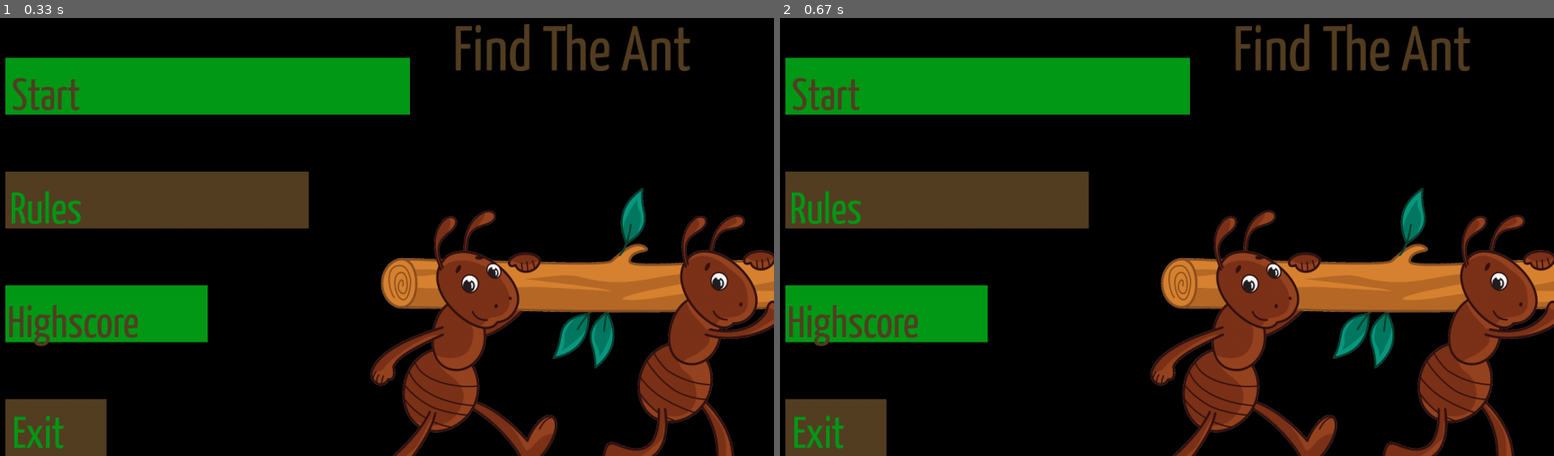
Above: before the commit, frames 1-2 (left to right).
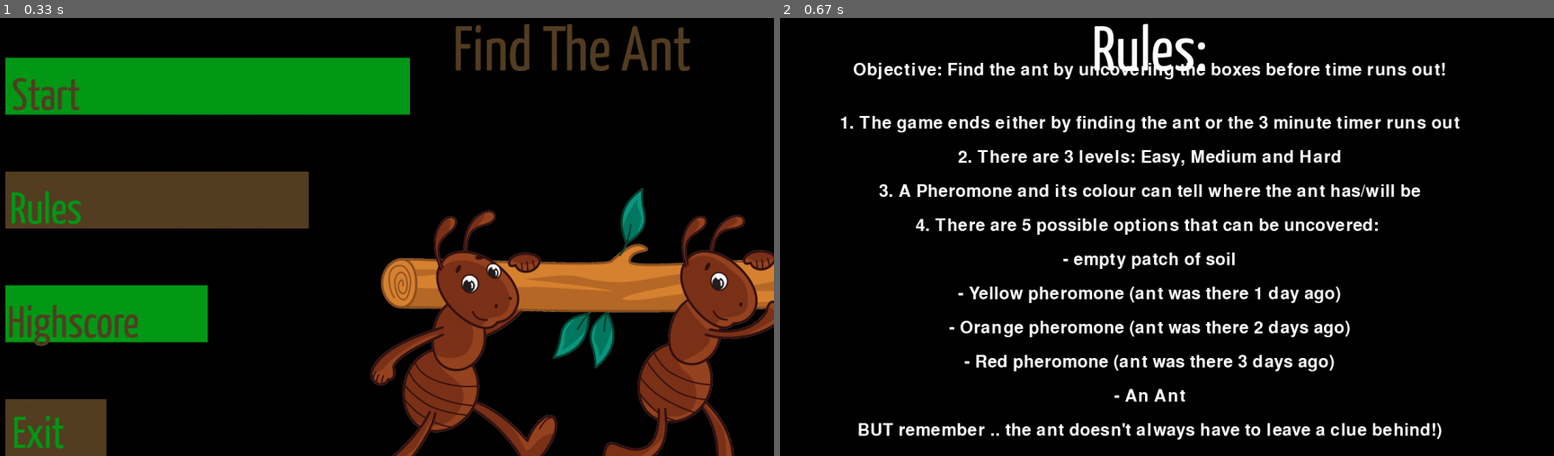
Above: after the commit, the same moments.

Repository: hs18582/Find-The-Ant
Game: pygame game, started from Game/FindTheAnt.py
Same seed, same stepped clock (60 frames per second), same inputs: the game is played once before the commit and once after it.
Inputs:
- Up to frame 1 (0.33 s): no input
- Up to frame 2 (0.67 s): click "Rules" at 0.38 s

Frame 1 is identical in both runs. In frame 2, 39% of the frame differs, in the area x 0-100%, y 1-100%.

Commit message:
Adding Rules function

Diff:
--- a/Game/FindTheAnt.py
+++ b/Game/FindTheAnt.py
@@ -29,6 +29,8 @@
 
 
 Init = Init()
+
+
 ########################################################################################################################
 ########################################################################################################################
 ########################################################################################################################
@@ -66,25 +68,25 @@
             if Init.queueLocation[2][2] == True and [Init.queueLocation[2][0],
                                                      Init.queueLocation[2][1]] in Init.queueClicked:
                 x = (Init.width / (2 * Init.getN()) + ((Init.screen.get_width() / 2) - 300)) + (
-                            Init.queueLocation[2][1] * (Init.width / Init.getN()))
+                        Init.queueLocation[2][1] * (Init.width / Init.getN()))
                 y = (Init.height / (2 * Init.getN()) + ((Init.screen.get_width() / 2) - 625)) + (
-                            Init.queueLocation[2][0] * (Init.height / Init.getN()))
+                        Init.queueLocation[2][0] * (Init.height / Init.getN()))
                 pygame.draw.circle(Init.screen, red, (x, y), 20)
 
             if Init.queueLocation[1][2] == True and [Init.queueLocation[1][0],
                                                      Init.queueLocation[1][1]] in Init.queueClicked:
                 x = (Init.width / (2 * Init.getN()) + ((Init.screen.get_width() / 2) - 300)) + (
-                            Init.queueLocation[1][1] * (Init.width / Init.getN()))
+                        Init.queueLocation[1][1] * (Init.width / Init.getN()))
                 y = (Init.height / (2 * Init.getN()) + ((Init.screen.get_width() / 2) - 625)) + (
-                            Init.queueLocation[1][0] * (Init.height / Init.getN()))
+                        Init.queueLocation[1][0] * (Init.height / Init.getN()))
                 pygame.draw.circle(Init.screen, orange, (x, y), 20)
 
             if Init.queueLocation[0][2] == True and [Init.queueLocation[0][0],
                                                      Init.queueLocation[0][1]] in Init.queueClicked:
                 x = (Init.width / (2 * Init.getN()) + ((Init.screen.get_width() / 2) - 300)) + (
-                            Init.queueLocation[0][1] * (Init.width / Init.getN()))
+                        Init.queueLocation[0][1] * (Init.width / Init.getN()))
                 y = (Init.height / (2 * Init.getN()) + ((Init.screen.get_width() / 2) - 625)) + (
-                            Init.queueLocation[0][0] * (Init.height / Init.getN()))
+                        Init.queueLocation[0][0] * (Init.height / Init.getN()))
                 pygame.draw.circle(Init.screen, yellow, (x, y), 20)
 
         click = False
@@ -195,6 +197,8 @@
     Init.ant = pygame.image.load('Images/ant.png')
     Init.scoreList = []
     # Init.antmini = pygame.image.load('Images/antMini.png')  # https://www.pinclipart.com/maxpin/iTbwbmJ/
+
+
 ########################################################################################################################
 
 def Winner():
@@ -240,6 +244,8 @@
 
         pygame.display.update()
         mainClock.tick(60)
+
+
 ########################################################################################################################
 def Loser():
     mainClock = pygame.time.Clock()
@@ -283,11 +289,52 @@
 
         pygame.display.update()
         mainClock.tick(60)
-########################################################################################################################
-class Rules:
-    pass
-
-
+
+
+########################################################################################################################
+def Rules():
+    pygame.init()
+
+    mainClock = pygame.time.Clock()
+    screen = pygame.display.set_mode((0, 0), pygame.FULLSCREEN)
+    RuleRunning = True
+
+    while RuleRunning:
+        screen.fill(black)
+        fontRules = pygame.font.SysFont(None, 40)
+
+        writeText("Rules:", fontTitle, (255, 255, 255), screen, screen.get_width() / 2, screen.get_height() / 20)
+        writeText("Objective: Find the ant by uncovering the boxes before time runs out!", fontRules, (255, 255, 255),
+                  screen, screen.get_width() / 2, screen.get_height() / 7.5)
+        writeText("1. The game ends either by finding the ant or the 3 minute timer runs out", fontRules,
+                  (255, 255, 255), screen, screen.get_width() / 2, 5 * screen.get_height() / 20)
+        writeText("2. There are 3 levels: Easy, Medium and Hard", fontRules, (255, 255, 255), screen,
+                  screen.get_width() / 2, 6.5 * screen.get_height() / 20)
+        writeText("3. A Pheromone and its colour can tell where the ant has/will be", fontRules, (255, 255, 255),
+                  screen, screen.get_width() / 2, 8 * screen.get_height() / 20)
+        writeText("4. There are 5 possible options that can be uncovered: ", fontRules, (255, 255, 255), screen,
+                  screen.get_width() / 2, 9.5 * screen.get_height() / 20)
+        writeText("- empty patch of soil", fontRules, (255, 255, 255), screen, screen.get_width() / 2,
+                  11 * screen.get_height() / 20)
+        writeText("- Yellow pheromone (ant was there 1 day ago)", fontRules, (255, 255, 255), screen,
+                  screen.get_width() / 2, 12.5 * screen.get_height() / 20)
+        writeText("- Orange pheromone (ant was there 2 days ago)", fontRules, (255, 255, 255), screen,
+                  screen.get_width() / 2, 14 * screen.get_height() / 20)
+        writeText("- Red pheromone (ant was there 3 days ago)", fontRules, (255, 255, 255), screen,
+                  screen.get_width() / 2, 15.5 * screen.get_height() / 20)
+        writeText("- An Ant", fontRules, (255, 255, 255), screen, screen.get_width() / 2, 17 * screen.get_height() / 20)
+        writeText("BUT remember .. the ant doesn't always have to leave a clue behind!)", fontRules, (255, 255, 255),
+                  screen, screen.get_width() / 2, 18.5 * screen.get_height() / 20)
+
+
+        click = False
+        for event in pygame.event.get():
+            if event.type == MOUSEBUTTONDOWN:
+                if event.button == 1:
+                    click = True
+
+        pygame.display.update()
+        mainClock.tick(60)
 ########################################################################################################################
 class HighScore:
     pass
